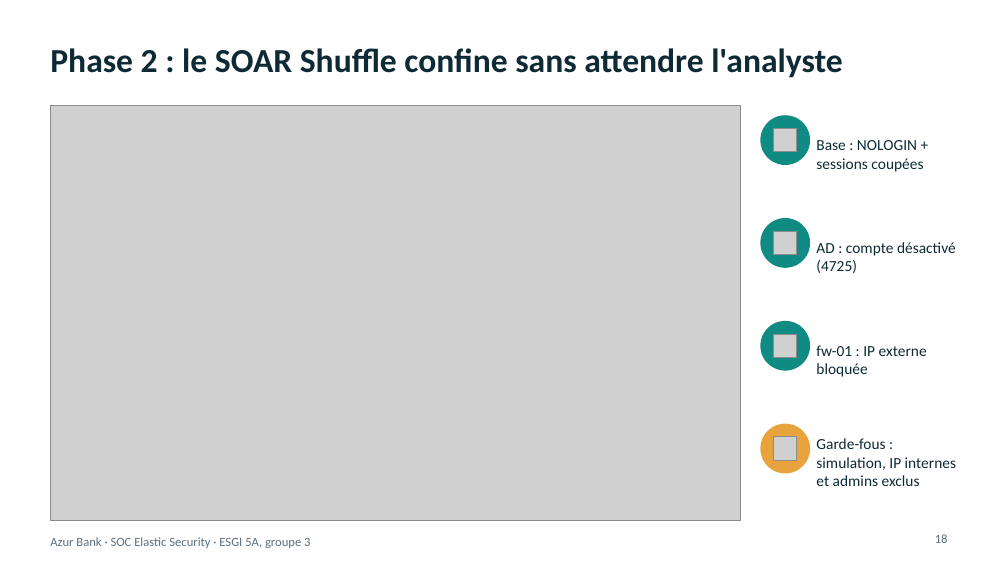
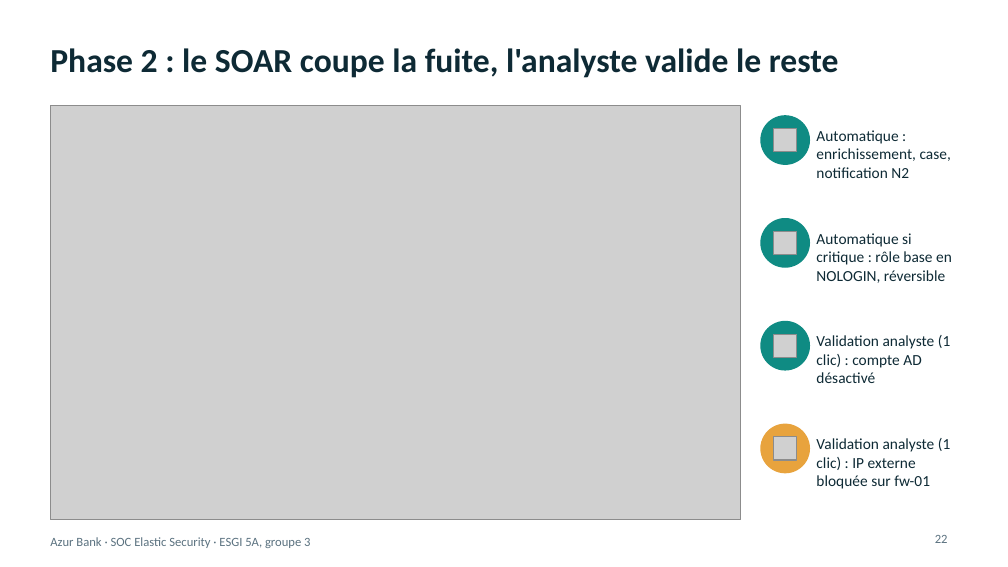
Before and after one commit to Jacob-dot-bit/soc-azur-bank-elastic, a slide deck: slide 22 of 05 - Soutenance (slides, dashboard, coût)/Soutenance_Azur_Bank_Elastic.pptx (slide 18 before the commit). Drawn at 1008x567 pixels with LibreOffice and Linux fonts; fonts in the diff are those of the drawing; grey boxes stand for pictures. Boxes give left, top, right and bottom in pixels: in the first picture for what was removed or moved away, otherwise in the second. Text is boxed around its words. In the diff, an @@ line names an element or a change of style, - is before the commit and + after.

```diff
--- a/05 - Soutenance (slides, dashboard, coût)/Soutenance_Azur_Bank_Elastic.pptx
+++ b/05 - Soutenance (slides, dashboard, coût)/Soutenance_Azur_Bank_Elastic.pptx
@@ title at bbox=[50, 48, 839, 78]: text changed @@
-Phase 2 : le SOAR Shuffle confine sans attendre l'analyste
+Phase 2 : le SOAR coupe la fuite, l'analyste valide le reste
@@ text at bbox=[816, 130, 951, 178]: text changed @@
-Base : NOLOGIN + sessions coupées
+Automatique : enrichissement, case, notification N2
@@ text at bbox=[816, 233, 952, 283]: text changed @@
-AD : compte désactivé (4725)
+Automatique si critique : rôle base en NOLOGIN, réversible
@@ text at bbox=[816, 335, 950, 383]: text changed @@
-fw-01 : IP externe bloquée
+Validation analyste (1 clic) : compte AD désactivé
@@ text at bbox=[816, 438, 950, 489]: text changed @@
-Garde-fous : simulation, IP internes et admins exclus
+Validation analyste (1 clic) : IP externe bloquée sur fw-01
@@ page number at bbox=[935, 535, 948, 543]: text changed @@
-18
+22
```
Also in this commit, not shown: 16 other slides changed, 8 slides added, 2 slides removed, 1 other file.
